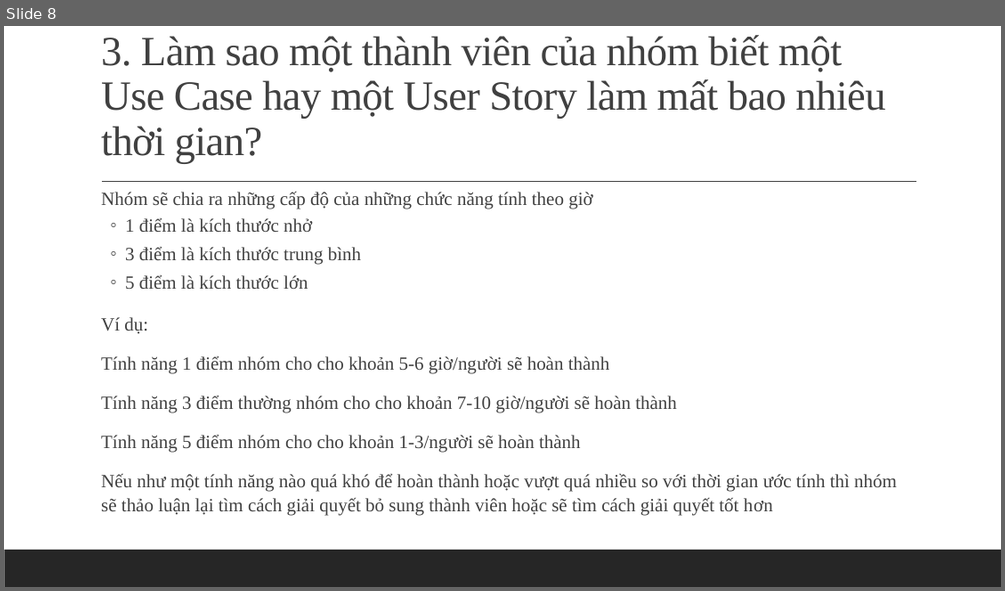
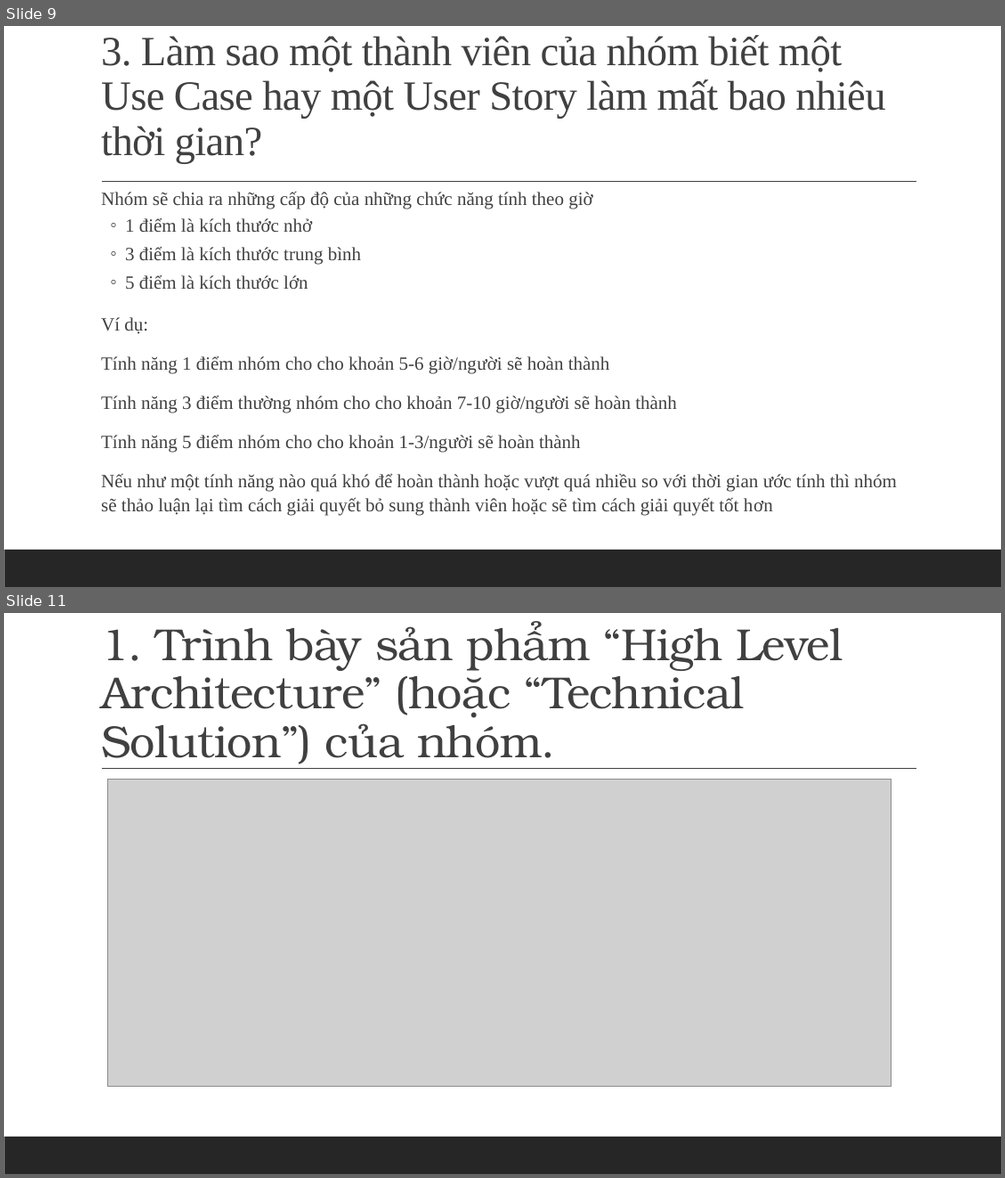
Before and after one commit to huynhquangminh/18HCB_QuanLyQuyTrinhPhanMem, a slide deck: Documents/Tuan3/Nhom_3_Tuan_3.pptx. Shown one above the other, each under a label of ours: slide 8 before the commit, slides 9 and 11 after it; the slides between them are not shown. The pictures are 1005x591 and 1005x1178 pixels, drawn with LibreOffice and Linux fonts; fonts in the diff are those of the drawing; grey boxes stand for pictures. Boxes give left, top, right and bottom in pixels: in the first picture for what was removed or moved away, otherwise in the second. Text is boxed around its words. In the diff, an @@ line names an element or a change of style, - is before the commit and + after.

```diff
--- a/Documents/Tuan3/Nhom_3_Tuan_3.pptx
+++ b/Documents/Tuan3/Nhom_3_Tuan_3.pptx
@@ slide 11 added at (4, 613, 1001, 1174), background #FFFFFF; not listed: 2 template elements that a slide beside it also shows @@
@@ title added at (101, 621, 842, 764), 43.2 pt, text #404040 @@
+1. Trình bày sản phẩm “High Level Architecture” (hoặc “Technical Solution”) của nhóm.
@@ picture added at (108, 779, 891, 1086) @@
@@ what was slide 8 is now slide 9 @@
```
Also in this commit, not shown: 3 slides changed, 10 other slides added, 1 other file.
